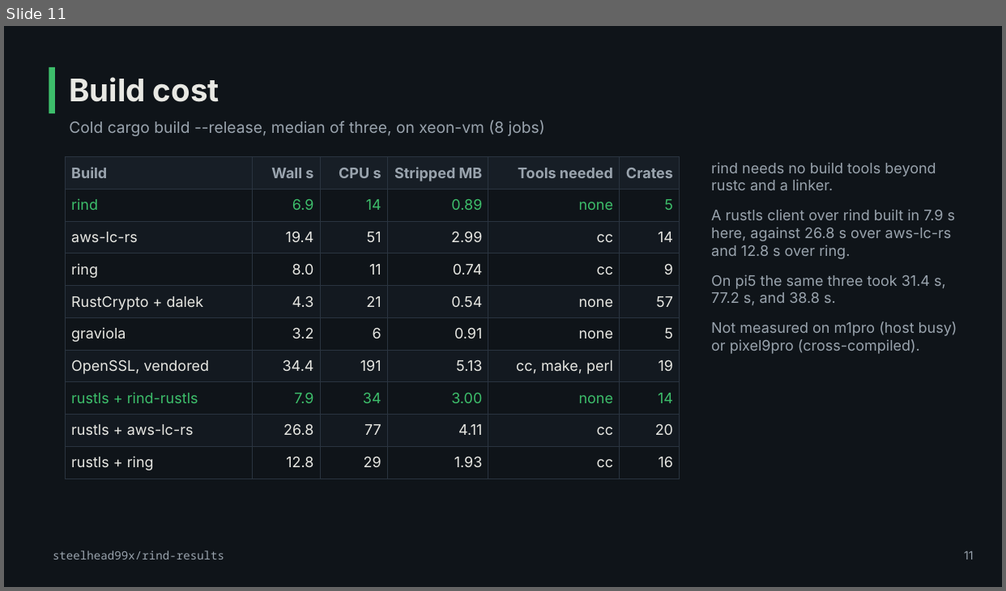
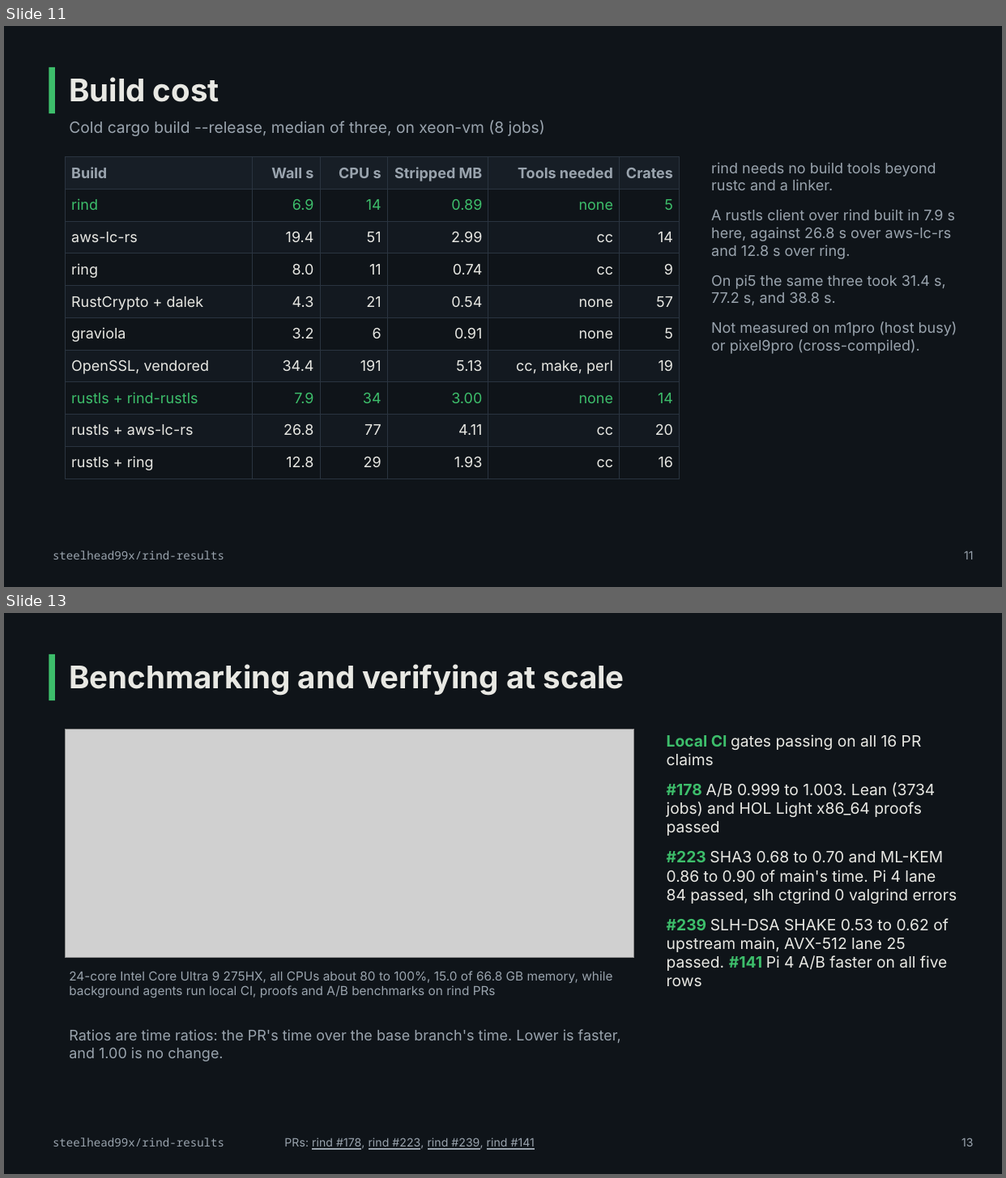
Before and after one commit to steelhead99x/rind-results, a slide deck: presentations/rind-benchmarks/rind-results-deck.pptx. Shown one above the other, each under a label of ours: slide 11 before the commit, slides 11 and 13 after it; the slides between them are not shown. The pictures are 1006x591 and 1006x1178 pixels, drawn with LibreOffice and Linux fonts; fonts in the diff are those of the drawing; grey boxes stand for pictures. Boxes give left, top, right and bottom in pixels: in the first picture for what was removed or moved away, otherwise in the second. Text is boxed around its words. In the diff, an @@ line names an element or a change of style, - is before the commit and + after.

Commit message:
docs(presentations): add work-so-far and scale slides to the benchmark deck

```diff
--- a/presentations/rind-benchmarks/rind-results-deck.pptx
+++ b/presentations/rind-benchmarks/rind-results-deck.pptx
@@ slide 13 added at <box>4,613,1002,1174</box>, background #0F1419 @@
@@ rectangle added at <box>49,654,55,700</box>, fill #3DBE6B @@
@@ text added at <box>69,664,624,696</box>, 30 pt, text #E8E8E3, bold @@
+Benchmarking and verifying at scale
@@ picture added at <box>66,729,634,958</box> @@
@@ text added at <box>667,735,957,986</box>, 15 pt, text #E8E8E3 @@
+Local CI gates passing on all 16 PR claims
+#178 A/B 0.999 to 1.003. Lean (3734 jobs) and HOL Light x86_64 proofs passed
+#223 SHA3 0.68 to 0.70 and ML-KEM 0.86 to 0.90 of main's time. Pi 4 lane 84 passed, slh ctgrind 0 valgrind errors
+#239 SLH-DSA SHAKE 0.53 to 0.62 of upstream main, AVX-512 lane 25 passed. #141 Pi 4 A/B faster on all five rows
@@ text added at <box>69,971,612,999</box>, 12 pt, text #9AA4AE @@
+24-core Intel Core Ultra 9 275HX, all CPUs about 80 to 100%, 15.0 of 66.8 GB memory, while background agents run local CI, proofs and A/B benchmarks on rind PRs
@@ text added at <box>69,1029,621,1062</box>, 14 pt, text #9AA4AE @@
+Ratios are time ratios: the PR's time over the base branch's time. Lower is faster, and 1.00 is no change.
@@ text added at <box>53,1138,224,1147</box>, 11 pt, text #9AA4AE @@
+steelhead99x/rind-results
@@ text added at <box>284,1138,535,1149</box>, 11 pt, text #9AA4AE, underline @@
+PRs: rind #178, rind #223, rind #239, rind #141
@@ text added at <box>961,1138,973,1147</box>, 11 pt, text #9AA4AE @@
+13
```
Also in this commit, not shown: 2 slides changed, 1 other slide added, 6 other files.
